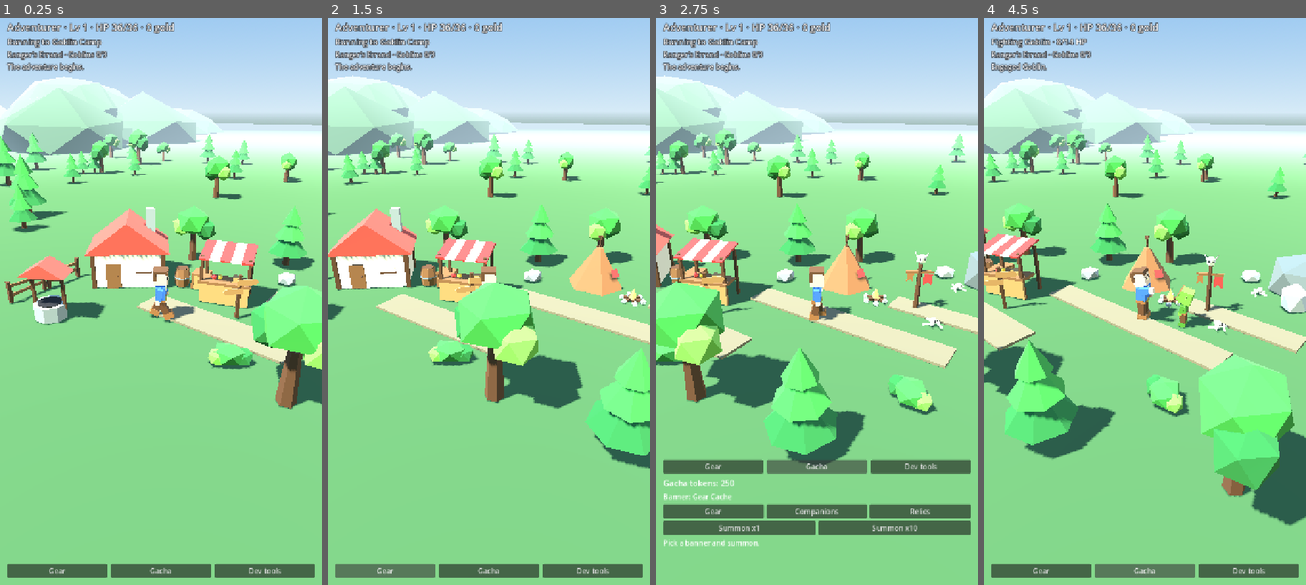
Above: before the commit, frames 1-4 (left to right).
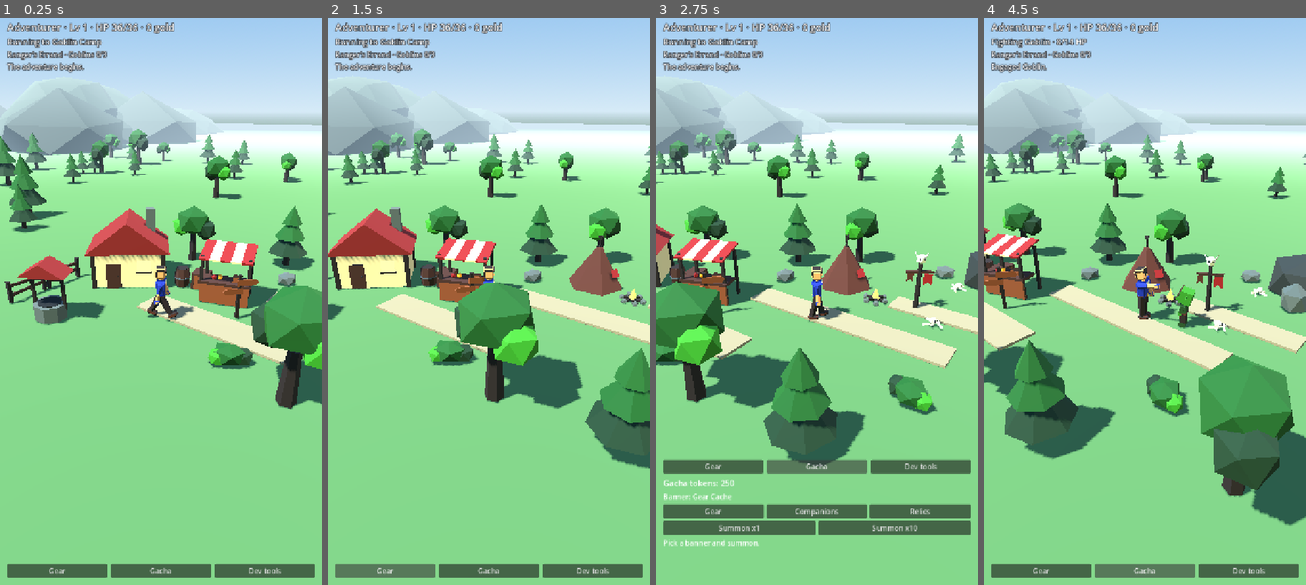
Above: after the commit, the same moments.

Repository: gabebartolo-spec/Idlerpg
Game: Godot game, scene res://main.tscn
The game is run twice, just before and just after one commit, with the same random seed, the same clock (stepped at 60 frames per second) and the same inputs.
Inputs:
- Up to frame 1 (0.25 s): no input
- Up to frame 2 (1.5 s): click "Gear" at 0.5 s; click "Gear" at 1.25 s
- Up to frame 3 (2.75 s): click "Gacha" at 2 s
- Up to frame 4 (4.5 s): click "Gear" at 2.75 s; click "Gacha" at 3.5 s; click "Gacha" at 4.25 s

The runs differ from the first frame. In frame 1, 18% of the frame differs, in the area x 0-100%, y 10-69%; in frame 2, 19%; in frame 3, 17%; in frame 4, 20%, in the area x 0-100%, y 10-85%.

Commit message:
Restyle the hero, gear and weapons to the art style guide
- Hero rebuilt at about 5.5 heads tall with a broad tapered torso,
  rounded limbs, oversized hands and sturdy feet
- All 20 armour pieces refitted to the new body with bevelled, tapered
  forms; weapons made chunkier and 10-20% oversized
- Pipeline: bevel support, and palette colours stored per face so each
  model uses one matte material plus glow accents; the game draws every
  model's matte surfaces with one shared material
- Budgets raised to fit the bevelled forms

Co-Authored-By: Claude Fable 5.1 <noreply@anthropic.com>

Diff:
--- a/src/data/art_catalog.gd
+++ b/src/data/art_catalog.gd
@@ -4,6 +4,9 @@
 # Lookups over the generated art manifest (src/data/art_manifest.gd).
 
 const ArtManifestScript = preload("res://src/data/art_manifest.gd")
+const MATTE_NAME := "pal_matte"
+
+static var _matte: StandardMaterial3D
 
 static func has_model(model_id: String) -> bool:
 	return ArtManifestScript.MODELS.has(model_id)
@@ -21,7 +24,28 @@
 	var packed := load(path) as PackedScene
 	if packed == null:
 		return null
-	return packed.instantiate() as Node3D
+	var instance := packed.instantiate() as Node3D
+	_apply_matte(instance)
+	return instance
+
+# Models carry their palette colours per face. Everything except the glow accents is
+# drawn with this one shared material, so the whole scene batches on a single material.
+static func matte_material() -> StandardMaterial3D:
+	if _matte == null:
+		_matte = StandardMaterial3D.new()
+		_matte.vertex_color_use_as_albedo = true
+		_matte.roughness = 0.85
+	return _matte
+
+static func _apply_matte(node: Node) -> void:
+	var mesh_instance := node as MeshInstance3D
+	if mesh_instance != null and mesh_instance.mesh != null:
+		for surface in mesh_instance.mesh.get_surface_count():
+			var material := mesh_instance.mesh.surface_get_material(surface)
+			if material != null and material.resource_name == MATTE_NAME:
+				mesh_instance.set_surface_override_material(surface, matte_material())
+	for child in node.get_children():
+		_apply_matte(child)
 
 static func item_model(item_name: String) -> String:
 	return str(ArtManifestScript.ITEMS.get(item_name, {}).get("model", ""))
--- a/src/data/art_manifest.gd
+++ b/src/data/art_manifest.gd
@@ -2,30 +2,30 @@
 extends RefCounted
 
 const MODELS := {
-	"leather_hood": {"path": "res://assets/models/armours/leather_hood.glb", "category": "armour", "tris": 66, "size": Vector3(0.550, 0.683, 0.540), "nodes": []},
-	"wolfskin_hood": {"path": "res://assets/models/armours/wolfskin_hood.glb", "category": "armour", "tris": 96, "size": Vector3(0.550, 0.710, 0.735), "nodes": []},
-	"oak_buckler": {"path": "res://assets/models/armours/oak_buckler.glb", "category": "armour", "tris": 100, "size": Vector3(0.600, 0.600, 0.181), "nodes": []},
-	"knight_mail": {"path": "res://assets/models/armours/knight_mail.glb", "category": "armour", "tris": 76, "size": Vector3(0.960, 0.615, 0.390), "nodes": []},
-	"wyrmhide_coat": {"path": "res://assets/models/armours/wyrmhide_coat.glb", "category": "armour", "tris": 102, "size": Vector3(0.900, 0.810, 0.491), "nodes": []},
-	"starforged_helm": {"path": "res://assets/models/armours/starforged_helm.glb", "category": "armour", "tris": 120, "size": Vector3(0.550, 0.750, 0.600), "nodes": []},
-	"titanheart_plate": {"path": "res://assets/models/armours/titanheart_plate.glb", "category": "armour", "tris": 124, "size": Vector3(0.990, 0.645, 0.479), "nodes": []},
-	"rough_trousers": {"path": "res://assets/models/armours/rough_trousers.glb", "category": "armour", "tris": 36, "size": Vector3(0.240, 0.460, 0.270), "nodes": []},
-	"steel_greaves": {"path": "res://assets/models/armours/steel_greaves.glb", "category": "armour", "tris": 48, "size": Vector3(0.270, 0.460, 0.326), "nodes": []},
-	"dragon_legguards": {"path": "res://assets/models/armours/dragon_legguards.glb", "category": "armour", "tris": 42, "size": Vector3(0.260, 0.460, 0.371), "nodes": []},
-	"hide_gloves": {"path": "res://assets/models/armours/hide_gloves.glb", "category": "armour", "tris": 24, "size": Vector3(0.190, 0.215, 0.210), "nodes": []},
-	"knight_gauntlets": {"path": "res://assets/models/armours/knight_gauntlets.glb", "category": "armour", "tris": 36, "size": Vector3(0.234, 0.295, 0.260), "nodes": []},
-	"rune_grips": {"path": "res://assets/models/armours/rune_grips.glb", "category": "armour", "tris": 36, "size": Vector3(0.190, 0.220, 0.210), "nodes": []},
-	"trail_boots": {"path": "res://assets/models/armours/trail_boots.glb", "category": "armour", "tris": 36, "size": Vector3(0.260, 0.300, 0.340), "nodes": []},
-	"ranger_boots": {"path": "res://assets/models/armours/ranger_boots.glb", "category": "armour", "tris": 48, "size": Vector3(0.270, 0.405, 0.340), "nodes": []},
-	"shadow_treads": {"path": "res://assets/models/armours/shadow_treads.glb", "category": "armour", "tris": 48, "size": Vector3(0.270, 0.360, 0.355), "nodes": []},
-	"worldwalker_boots": {"path": "res://assets/models/armours/worldwalker_boots.glb", "category": "armour", "tris": 80, "size": Vector3(0.310, 0.430, 0.500), "nodes": []},
-	"copper_ring": {"path": "res://assets/models/armours/copper_ring.glb", "category": "armour", "tris": 108, "size": Vector3(0.122, 0.131, 0.030), "nodes": []},
-	"sapphire_charm": {"path": "res://assets/models/armours/sapphire_charm.glb", "category": "armour", "tris": 142, "size": Vector3(0.140, 0.242, 0.070), "nodes": []},
-	"phoenix_sigil": {"path": "res://assets/models/armours/phoenix_sigil.glb", "category": "armour", "tris": 80, "size": Vector3(0.340, 0.280, 0.050), "nodes": []},
+	"leather_hood": {"path": "res://assets/models/armours/leather_hood.glb", "category": "armour", "tris": 240, "size": Vector3(0.460, 0.643, 0.430), "nodes": []},
+	"wolfskin_hood": {"path": "res://assets/models/armours/wolfskin_hood.glb", "category": "armour", "tris": 300, "size": Vector3(0.480, 0.665, 0.600), "nodes": []},
+	"starforged_helm": {"path": "res://assets/models/armours/starforged_helm.glb", "category": "armour", "tris": 256, "size": Vector3(0.430, 0.600, 0.505), "nodes": []},
+	"knight_mail": {"path": "res://assets/models/armours/knight_mail.glb", "category": "armour", "tris": 172, "size": Vector3(0.970, 0.575, 0.396), "nodes": []},
+	"wyrmhide_coat": {"path": "res://assets/models/armours/wyrmhide_coat.glb", "category": "armour", "tris": 262, "size": Vector3(0.880, 0.860, 0.472), "nodes": []},
+	"titanheart_plate": {"path": "res://assets/models/armours/titanheart_plate.glb", "category": "armour", "tris": 284, "size": Vector3(0.960, 0.597, 0.456), "nodes": []},
+	"oak_buckler": {"path": "res://assets/models/armours/oak_buckler.glb", "category": "armour", "tris": 100, "size": Vector3(0.640, 0.640, 0.186), "nodes": []},
+	"rough_trousers": {"path": "res://assets/models/armours/rough_trousers.glb", "category": "armour", "tris": 52, "size": Vector3(0.290, 0.630, 0.256), "nodes": []},
+	"steel_greaves": {"path": "res://assets/models/armours/steel_greaves.glb", "category": "armour", "tris": 80, "size": Vector3(0.290, 0.630, 0.279), "nodes": []},
+	"dragon_legguards": {"path": "res://assets/models/armours/dragon_legguards.glb", "category": "armour", "tris": 66, "size": Vector3(0.310, 0.620, 0.367), "nodes": []},
+	"hide_gloves": {"path": "res://assets/models/armours/hide_gloves.glb", "category": "armour", "tris": 64, "size": Vector3(0.200, 0.240, 0.180), "nodes": []},
+	"knight_gauntlets": {"path": "res://assets/models/armours/knight_gauntlets.glb", "category": "armour", "tris": 76, "size": Vector3(0.260, 0.335, 0.225), "nodes": []},
+	"rune_grips": {"path": "res://assets/models/armours/rune_grips.glb", "category": "armour", "tris": 84, "size": Vector3(0.210, 0.270, 0.182), "nodes": []},
+	"trail_boots": {"path": "res://assets/models/armours/trail_boots.glb", "category": "armour", "tris": 76, "size": Vector3(0.270, 0.260, 0.355), "nodes": []},
+	"ranger_boots": {"path": "res://assets/models/armours/ranger_boots.glb", "category": "armour", "tris": 108, "size": Vector3(0.300, 0.400, 0.357), "nodes": []},
+	"shadow_treads": {"path": "res://assets/models/armours/shadow_treads.glb", "category": "armour", "tris": 140, "size": Vector3(0.280, 0.330, 0.368), "nodes": []},
+	"worldwalker_boots": {"path": "res://assets/models/armours/worldwalker_boots.glb", "category": "armour", "tris": 120, "size": Vector3(0.310, 0.395, 0.510), "nodes": []},
+	"copper_ring": {"path": "res://assets/models/armours/copper_ring.glb", "category": "armour", "tris": 108, "size": Vector3(0.170, 0.183, 0.040), "nodes": []},
+	"sapphire_charm": {"path": "res://assets/models/armours/sapphire_charm.glb", "category": "armour", "tris": 142, "size": Vector3(0.200, 0.340, 0.100), "nodes": []},
+	"phoenix_sigil": {"path": "res://assets/models/armours/phoenix_sigil.glb", "category": "armour", "tris": 80, "size": Vector3(0.480, 0.400, 0.060), "nodes": []},
 	"hill_round": {"path": "res://assets/models/backdrops/hill_round.glb", "category": "backdrop", "tris": 100, "size": Vector3(34.487, 6.238, 25.472), "nodes": []},
 	"hill_ridge": {"path": "res://assets/models/backdrops/hill_ridge.glb", "category": "backdrop", "tris": 120, "size": Vector3(37.074, 9.422, 19.840), "nodes": []},
-	"hero": {"path": "res://assets/models/characters/hero.glb", "category": "character", "tris": 228, "size": Vector3(0.810, 1.680, 0.480), "nodes": ["torso", "head", "attach_he …(214 unchanged characters)…
-	"goblin": {"path": "res://assets/models/characters/goblin.g …(70 unchanged characters)… 9, 0.668), "nodes": ["torso", "head", "attach_head", "attach_chest", "attach_accessory", "arm_l", "attach_hand_l", "attach_glove_l", "leg_l", "attach_leg_l", "attach_foot_l", "arm_r", "attach_hand_r", "attach_glove_r", "leg_r", "attach_leg_r", "attach_foot_r"]},
+	"hero": {"path": "res://assets/models/characters/hero.glb", "category": "character", "tris": 672, "size": Vector3(0.859, 1.730, 0.395), "nodes": ["torso", "head", "attach_he …(214 unchanged characters)…
+	"goblin": {"path": "res://assets/models/characters/goblin.g …(70 unchanged characters)… 9, 0.668), "nodes": ["torso", "head", "arm_l", "leg_l", "arm_r", "leg_r"]},
 	"wolf": {"path": "res://assets/models/characters/wolf.glb", "category": "character", "tris": 240, "size": Vector3(0.420, 1.025, 1.803), "nodes": ["body", "head", "leg_fl", "leg_fr", "leg_bl", "leg_br", "tail"]},
 	"tree_oak": {"path": "res://assets/models/props/tree_oak.glb", "category": "prop", "tris": 80, "size": Vector3(2.003, 2.665, 1.476), "nodes": []},
 	"tree_pine": {"path": "res://assets/models/props/tree_pine.glb", "category": "prop", "tris": 56, "size": Vector3(1.616, 2.575, 1.657), "nodes": []},
@@ -44,23 +44,23 @@
 	"campfire": {"path": "res://assets/models/props/campfire.glb", "category": "prop", "tris": 170, "size": Vector3(0.942, 0.510, 0.848), "nodes": []},
 	"wolf_den": {"path": "res://assets/models/props/wolf_den.glb", "category": "prop", "tris": 76, "size": Vector3(3.206, 1.591, 3.196), "nodes": []},
 	"bone_pile": {"path": "res://assets/models/props/bone_pile.glb", "category": "prop", "tris": 92, "size": Vector3(0.600, 0.286, 0.726), "nodes": []},
-	"iron_sword": {"path": "res://assets/models/weapons/iron_sword.glb", "category": "weapon", "tris": 68, "size": Vector3(0.300, 1.030, 0.085), "nodes": []},
-	"moonsteel_blade": {"path": "res://assets/models/weapons/moonsteel_blade.glb", "category": "weapon", "tris": 100, "size": Vector3(0.400, 1.150, 0.085), "nodes": []},
-	"crownblade": {"path": "res://assets/models/weapons/crownblade.glb", "category": "weapon", "tris": 98, "size": Vector3(0.380, 1.280, 0.085), "nodes": []},
-	"goblin_cleaver": {"path": "res://assets/models/weapons/goblin_cleaver.glb", "category": "weapon", "tris": 64, "size": Vector3(0.285, 0.750, 0.090), "nodes": []},
-	"runed_longbow": {"path": "res://assets/models/weapons/runed_longbow.glb", "category": "weapon", "tris": 144, "size": Vector3(0.221, 1.481, 0.060), "nodes": []},
-	"ember_staff": {"path": "res://assets/models/weapons/ember_staff.glb", "category": "weapon", "tris": 88, "size": Vector3(0.319, 1.630, 0.170), "nodes": []},
-	"stormcaller": {"path": "res://assets/models/weapons/stormcaller.glb", "category": "weapon", "tris": 80, "size": Vector3(0.600, 1.695, 0.200), "nodes": []},
+	"iron_sword": {"path": "res://assets/models/weapons/iron_sword.glb", "category": "weapon", "tris": 144, "size": Vector3(0.340, 1.090, 0.102), "nodes": []},
+	"moonsteel_blade": {"path": "res://assets/models/weapons/moonsteel_blade.glb", "category": "weapon", "tris": 164, "size": Vector3(0.480, 1.250, 0.102), "nodes": []},
+	"crownblade": {"path": "res://assets/models/weapons/crownblade.glb", "category": "weapon", "tris": 162, "size": Vector3(0.440, 1.390, 0.102), "nodes": []},
+	"goblin_cleaver": {"path": "res://assets/models/weapons/goblin_cleaver.glb", "category": "weapon", "tris": 64, "size": Vector3(0.350, 0.840, 0.100), "nodes": []},
+	"runed_longbow": {"path": "res://assets/models/weapons/runed_longbow.glb", "category": "weapon", "tris": 176, "size": Vector3(0.255, 1.635, 0.075), "nodes": []},
+	"ember_staff": {"path": "res://assets/models/weapons/ember_staff.glb", "category": "weapon", "tris": 216, "size": Vector3(0.397, 1.725, 0.221), "nodes": []},
+	"stormcaller": {"path": "res://assets/models/weapons/stormcaller.glb", "category": "weapon", "tris": 144, "size": Vector3(0.720, 1.790, 0.260), "nodes": []},
 }
 
 const ITEMS := {
 	"Leather Hood": {"model": "leather_hood", "icon": "res://assets/icons/leather_hood.png"},
 	"Wolfskin Hood": {"model": "wolfskin_hood", "icon": "res://assets/icons/wolfskin_hood.png"},
-	"Oak Buckler": {"model": "oak_buckler", "icon": "res://assets/icons/oak_buckler.png"},
+	"Starforged Helm": {"model": "starforged_helm", "icon": "res://assets/icons/starforged_helm.png"},
 	"Knight Mail": {"model": "knight_mail", "icon": "res://assets/icons/knight_mail.png"},
 	"Wyrmhide Coat": {"model": "wyrmhide_coat", "icon": "res://assets/icons/wyrmhide_coat.png"},
-	"Starforged Helm": {"model": "starforged_helm", "icon": "res://assets/icons/starforged_helm.png"},
 	"Titanheart Plate": {"model": "titanheart_plate", "icon": "res://assets/icons/titanheart_plate.png"},
+	"Oak Buckler": {"model": "oak_buckler", "icon": "res://assets/icons/oak_buckler.png"},
 	"Rough Trousers": {"model": "rough_trousers", "icon": "res://assets/icons/rough_trousers.png"},
 	"Steel Greaves": {"model": "steel_greaves", "icon": "res://assets/icons/steel_greaves.png"},
 	"Dragon Legguards": {"model": "dragon_legguards", "icon": "res://assets/icons/dragon_legguards.png"},
Binary file changed: art/review/armours.png
Binary file changed: art/review/backdrops.png
Binary file changed: art/review/characters.png
Binary file changed: art/review/ingame_1_walk.png
Binary file changed: art/review/ingame_2_walk_gear.png
Binary file changed: art/review/ingame_3_goblin_fight.png
Binary file changed: art/review/ingame_4_goblin_fight_gear.png
Binary file changed: art/review/ingame_5_wolf_fight.png
Binary file changed: art/review/ingame_6_wolf_fight_gear.png
Binary file changed: art/review/props.png
Binary file changed: art/review/weapons.png
Binary file changed: assets/icons/copper_ring.png
(and 83 more such lines)
